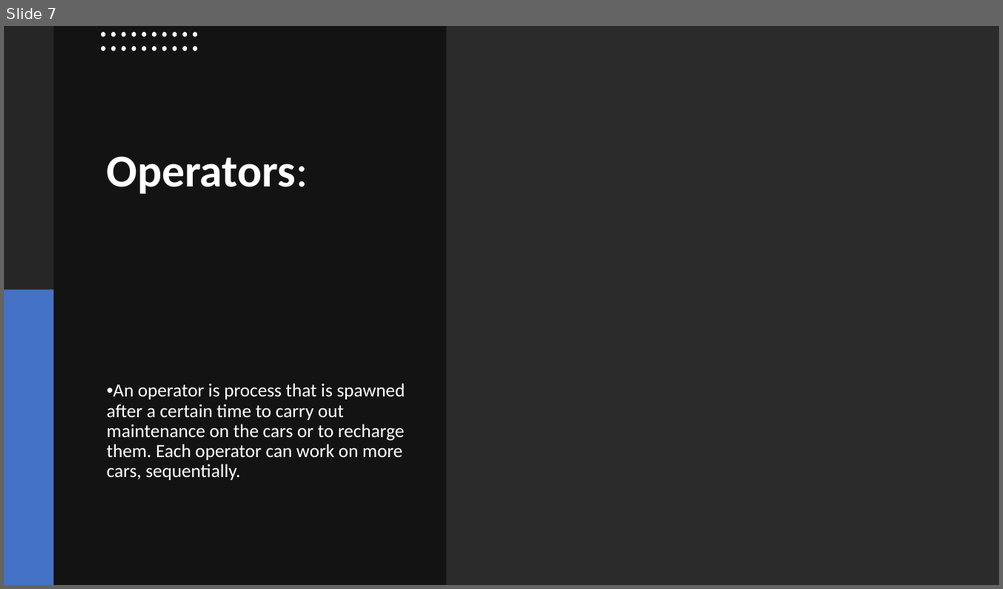
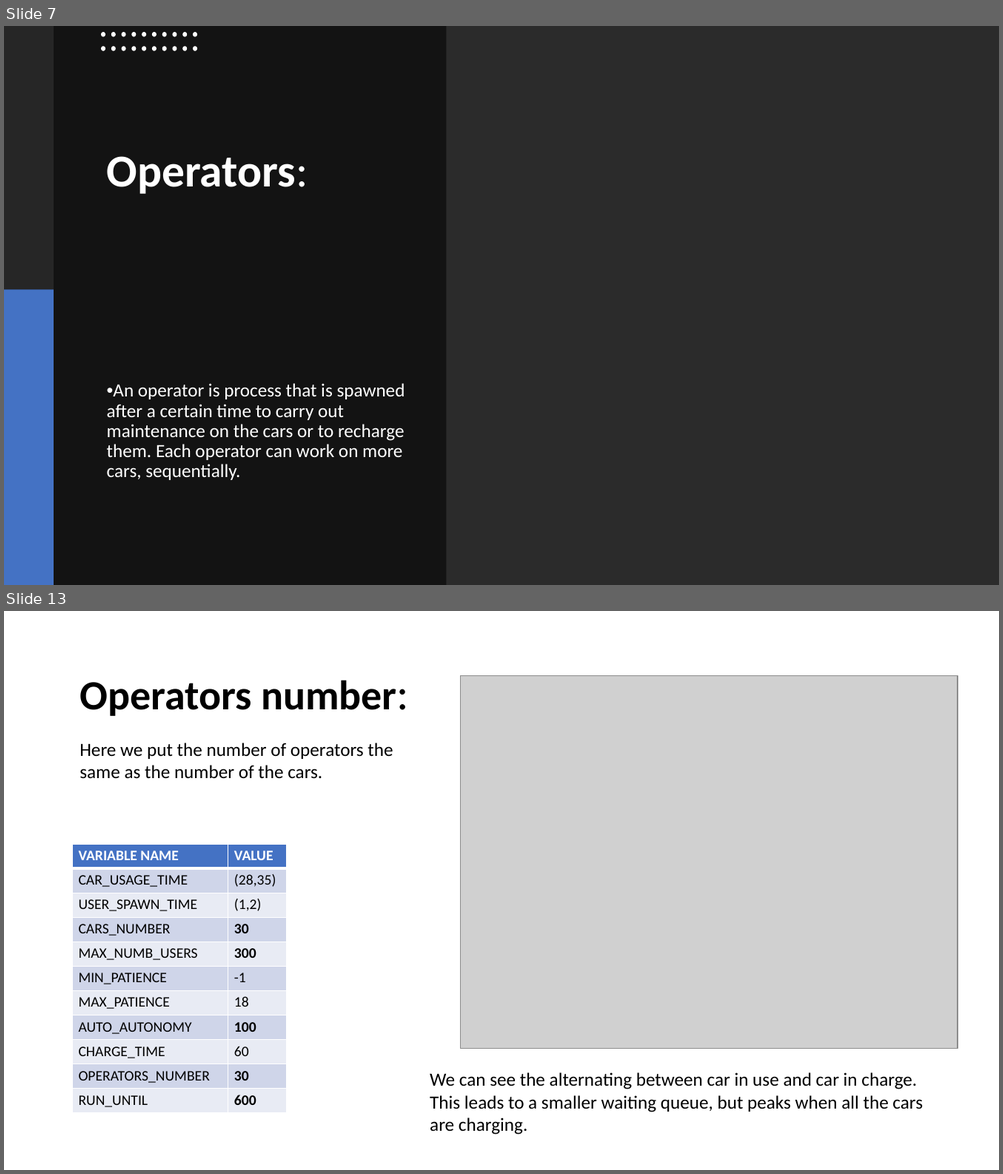
Before and after one commit to simone-rizzo/Car-sharing-model-simulation, a slide deck: Presentazione.pptx. Shown one above the other, each under a label of ours: slide 7 before the commit, slides 7 and 13 after it; the slides between them are not shown. The pictures are 1003x589 and 1003x1174 pixels, drawn with LibreOffice and Linux fonts; fonts in the diff are those of the drawing; grey boxes stand for pictures; background and template pictures are left out; a plain dark background stands for a picture behind light text. Boxes give left, top, right and bottom in pixels: in the first picture for what was removed or moved away, otherwise in the second. Text is boxed around its words. In the diff, an @@ line names an element or a change of style, - is before the commit and + after.

```diff
--- a/Presentazione.pptx
+++ b/Presentazione.pptx
@@ slide 13 added at (4, 611, 999, 1170), background #FFFFFF @@
@@ picture added at (460, 676, 958, 1049) @@
@@ title added at (79, 680, 397, 716), 40 pt, text #000000, bold @@
+Operators number:
@@ text added at (79, 743, 392, 779), 18 pt, text #000000 @@
+Here we put the number of operators the same as the number of the cars.
@@ table added at (73, 845, 287, 1114), 11 rows, 2 columns @@
+VARIABLE NAME | VALUE
+CAR_USAGE_TIME | (28,35)
+USER_SPAWN_TIME | (1,2)
+CARS_NUMBER | 30
+MAX_NUMB_USERS | 300
+MIN_PATIENCE | -1
+MAX_PATIENCE | 18
+AUTO_AUTONOMY | 100
+CHARGE_TIME | 60
+OPERATORS_NUMBER | 30
+RUN_UNTIL | 600
@@ text added at (430, 1073, 922, 1135), 18 pt, text #000000 @@
+We can see the alternating between car in use and car in charge.
+This leads to a smaller waiting queue, but peaks when all the cars are charging.
```
Also in this commit, not shown: 2 slides changed, 8 other slides added, 12 other files.
